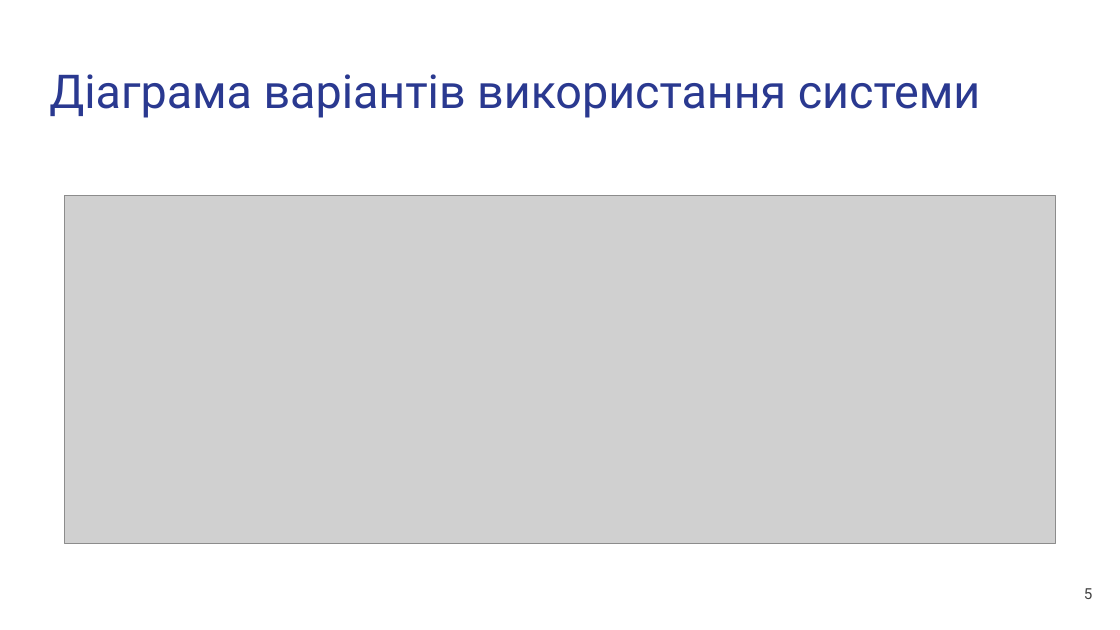
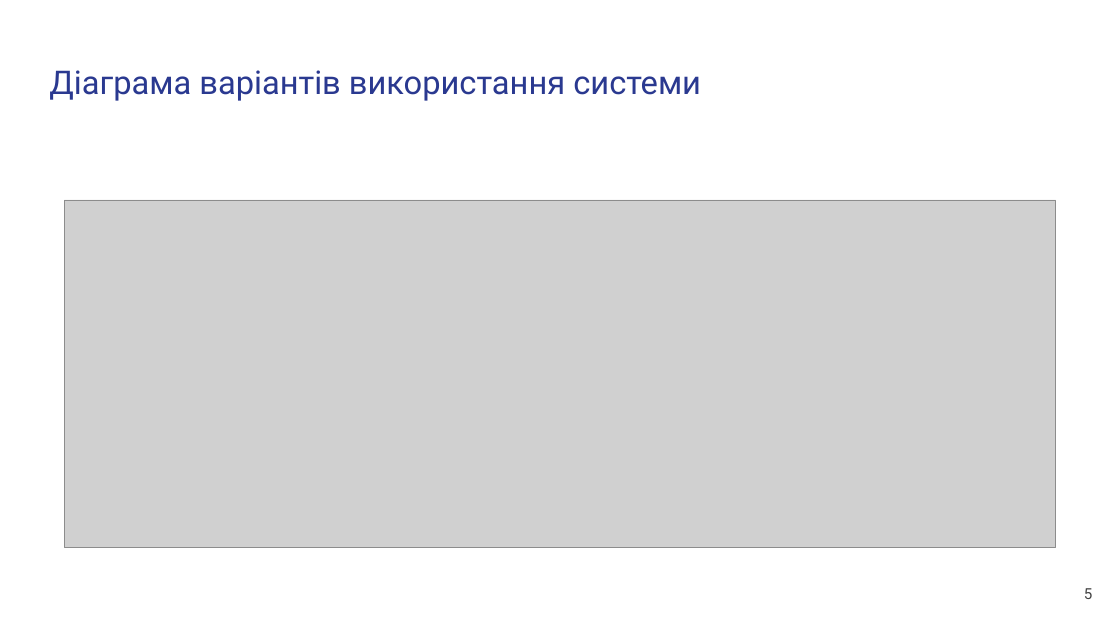
Before and after one commit to Ilyaberbx/diplomna_robota, a slide deck: slide 5 of thesis/presentation.pptx. Drawn at 1120x630 pixels with LibreOffice and Linux fonts; fonts in the diff are those of the drawing; grey boxes stand for pictures. Boxes give left, top, right and bottom in pixels: in the first picture for what was removed or moved away, otherwise in the second. Text is boxed around its words. In the diff, an @@ line names an element or a change of style, - is before the commit and + after.

```diff
--- a/thesis/presentation.pptx
+++ b/thesis/presentation.pptx
@@ title "Діаграма варіантів використання системи" at (x1=49, y1=70, x2=701, y2=101): size 40 to 28 pt @@
@@ picture moved from (x1=65, y1=196, x2=1056, y2=544) to (x1=65, y1=200, x2=1056, y2=548) @@
```
Also in this commit, not shown: 7 other slides changed, 2 other files.
